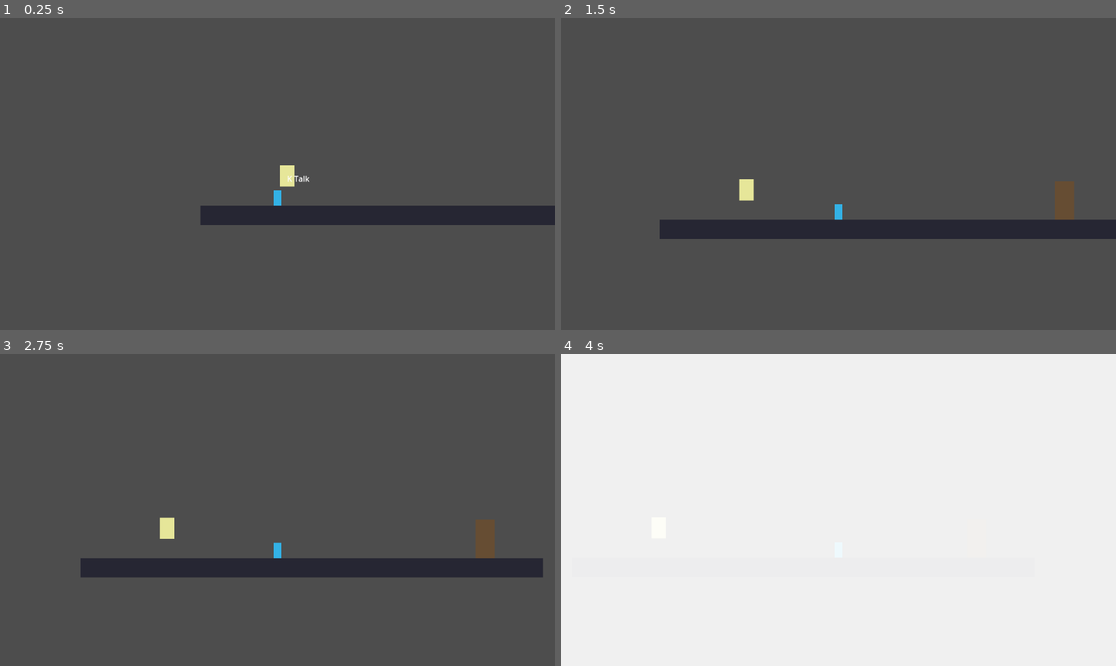
Above: before the commit, frames 1-4 (two rows, left to right).
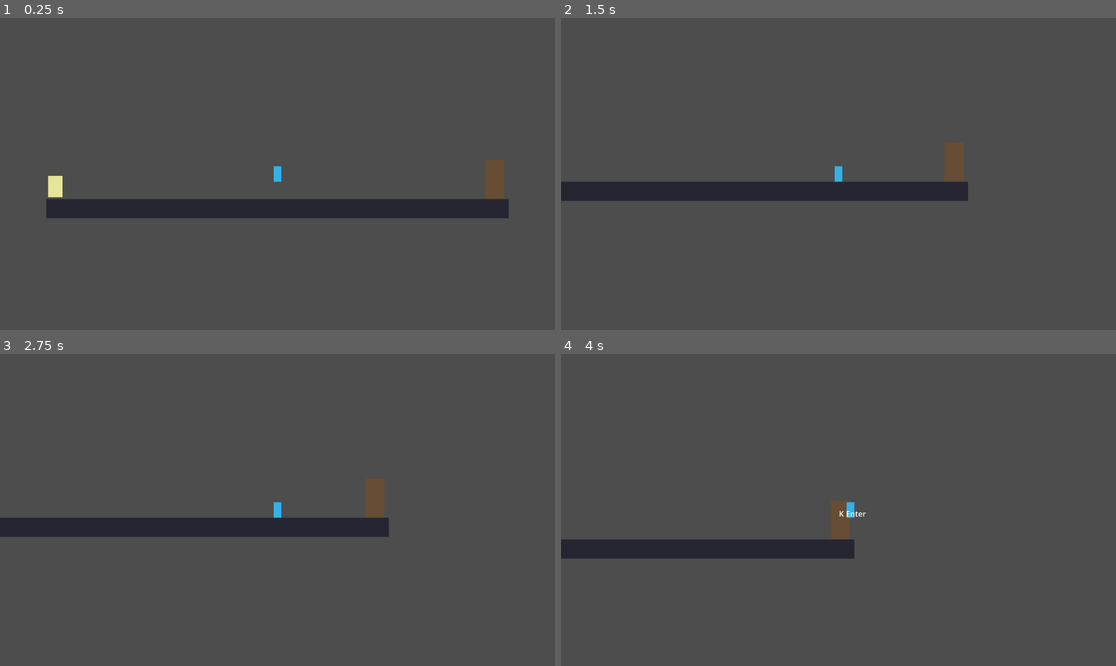
Above: after the commit, the same moments.

Repository: vydramain/Comfymaid
Game: Godot game, scene res://scenes/Main.tscn
Two runs of this game, one before a commit and one after it. Both use one fixed random seed, a clock stepped at 60 frames per second and the inputs below.
Inputs:
- Up to frame 1 (0.25 s): no input
- Up to frame 2 (1.5 s): tap Enter at 0.5 s; hold D (move_right) from 0.53 s (still down); tap J (attack) at 0.6 s; tap Space (jump) at 0.77 s; tap K (interact) at 1.35 s
- Up to frame 3 (2.75 s): tap Space (jump) at 1.52 s; release D (move_right) at 2.03 s; hold A (move_left) from 2.03 s (still down); tap J (attack) at 2.1 s
- Up to frame 4 (4 s): release A (move_left) at 2.78 s; hold D (move_right) from 2.78 s (still down); tap K (interact) at 2.85 s; tap Space (jump) at 3.02, 3.77 s; tap J (attack) at 3.6 s

The runs differ from the first frame. In frame 1, 5.4% of the frame differs, in the area x 8-100%, y 45-67%; in frame 2, 11%; in frame 3, 10%; in frame 4, 100%, in the area x 0-100%, y 0-100%.

Commit message:
feat: Updated player system

Diff:
--- a/scenes/Hub.tscn
+++ b/scenes/Hub.tscn
@@ -11,28 +11,31 @@
 [node name="CameraBounds" type="Node2D" parent="."]
 
 [node name="BoundsRect" type="ReferenceRect" parent="CameraBounds"]
-size = Vector2(960, 540)
-position = Vector2(-480, -360)
+offset_left = -480.0
+offset_top = -260.0
+offset_right = 480.0
+offset_bottom = 280.0
 
 [node name="PlayerSpawn" type="Marker2D" parent="."]
-position = Vector2(-320, 200)
+position = Vector2(0, 141)
 
 [node name="Floor" type="StaticBody2D" parent="."]
 
 [node name="CollisionShape2D" type="CollisionShape2D" parent="Floor"]
+position = Vector2(0, 260)
 shape = SubResource("1")
-position = Vector2(0, 260)
 
 [node name="FloorVisual" type="ColorRect" parent="Floor"]
+offset_left = -480.0
+offset_top = 240.0
+offset_right = 480.0
+offset_bottom = 280.0
 color = Color(0.15, 0.15, 0.2, 1)
-size = Vector2(960, 40)
-position = Vector2(-480, 240)
 
 [node name="Guardian" parent="." instance=ExtResource("1")]
-position = Vector2(-300, 200)
+position = Vector2(-461, 236)
 
 [node name="DescentDoor" parent="." instance=ExtResource("2")]
-position = Vector2(360, 200)
+position = Vector2(451, 199)
 target_scene = "BossRoom"
-spawn_marker = "PlayerSpawn"
 requires_guardian_intro = true
--- a/scenes/Player.tscn
+++ b/scenes/Player.tscn
@@ -1,31 +1,39 @@
-[gd_scene load_steps=1 format=3 uid="uid://p1l2a3y4r5s6t7"]
+[gd_scene load_steps=4 format=3 uid="uid://c8q6o7a07wfao"]
 
-[ext_resource type="Script" path="res://scripts/player.gd" id=1]
+[ext_resource type="Script" uid="uid://in1mhx7lfaa6" path="res://scripts/player.gd" id="1"]
 
-[sub_resource type="RectangleShape2D" id=1]
+[sub_resource type="RectangleShape2D" id="1"]
 size = Vector2(16, 32)
 
-[sub_resource type="CircleShape2D" id=2]
-radius = 48.0
+[sub_resource type="CapsuleShape2D" id="CapsuleShape2D_p0vlq"]
+radius = 8.0
 
 [node name="Player" type="CharacterBody2D"]
 script = ExtResource("1")
 
 [node name="CollisionShape2D" type="CollisionShape2D" parent="."]
 shape = SubResource("1")
-position = Vector2(0, -16)
 
 [node name="Visual" type="Node2D" parent="."]
 
 [node name="Body" type="ColorRect" parent="Visual"]
+anchors_preset = 8
+anchor_left = 0.5
+anchor_top = 0.5
+anchor_right = 0.5
+anchor_bottom = 0.5
+offset_left = -8.0
+offset_top = -16.0
+offset_right = 8.0
+offset_bottom = 16.0
+grow_horizontal = 2
+grow_vertical = 2
+size_flags_horizontal = 4
 color = Color(0.2, 0.7, 0.9, 1)
-size = Vector2(16, 32)
-position = Vector2(-8, -32)
 
 [node name="InteractionDetector" type="Area2D" parent="."]
 
 [node name="CollisionShape2D" type="CollisionShape2D" parent="InteractionDetector"]
-shape = SubResource("2")
+shape = SubResource("CapsuleShape2D_p0vlq")
 
 [node name="Camera2D" type="Camera2D" parent="."]
-current = true
--- a/scripts/player.gd
+++ b/scripts/player.gd
@@ -12,7 +12,7 @@
 const PLAYER_MAX_FALL_SPEED := 900.0
 const PLAYER_ATTACK_COOLDOWN := 0.35
 const PLAYER_ATTACK_DURATION := 0.12
-const PLAYER_ATTACK_RADIUS := 28.0
+const PLAYER_ATTACK_RADIUS := PLAYER_HEIGHT
 const PLAYER_ATTACK_LOCK_TIME := 0.08
 const PLAYER_IFRAME_DURATION := 0.4
 const PLAYER_HIT_FLASH_TIME := 0.15
@@ -123,12 +123,13 @@
 
 func _spawn_attack_hitbox() -> void:
 	var hitbox := Area2D.new()
-	var shape := CollisionShape2D.new()
-	var circle := CircleShape2D.new()
-	circle.radius = PLAYER_ATTACK_RADIUS
-	shape.shape = circle
+	var shape := CollisionPolygon2D.new()
+	var polygon := _make_semicircle(PLAYER_ATTACK_RADIUS)
+	shape.polygon = polygon
 	hitbox.add_child(shape)
-	hitbox.position = Vector2(PLAYER_ATTACK_RADIUS * _facing, -4)
+	# hitbox.position = Vector2(PLAYER_ATTACK_RADIUS * _facing, -4)
+	hitbox.position.x = (_facing * (PLAYER_WIDTH * 0.5 + PLAYER_ATTACK_RADIUS * 0.1))
+	hitbox.scale.x = _facing
 	hitbox.monitoring = true
 	hitbox.collision_layer = 0
 	hitbox.collision_mask = 1
@@ -136,6 +137,16 @@
 	hitbox.body_entered.connect(_on_attack_hit)
 	hitbox.area_entered.connect(_on_attack_hit)
 	get_tree().create_timer(PLAYER_ATTACK_DURATION).timeout.connect(hitbox.queue_free)
+
+func _make_semicircle(radius: float) -> PackedVector2Array:
+	var points := PackedVector2Array()
+	points.append(Vector2.ZERO)
+	var segments := 10
+	for i in range(segments + 1):
+		var t: float = float(i) / float(segments)
+		var angle: float = lerp(-PI * 0.5, PI * 0.5, t)
+		points.append(Vector2(cos(angle) * radius, sin(angle) * radius))
+	return points
 
 func _on_attack_hit(target: Node) -> void:
 	if target == self:
Not shown: 1 places in scenes/Hub.tscn that only renumber resources
